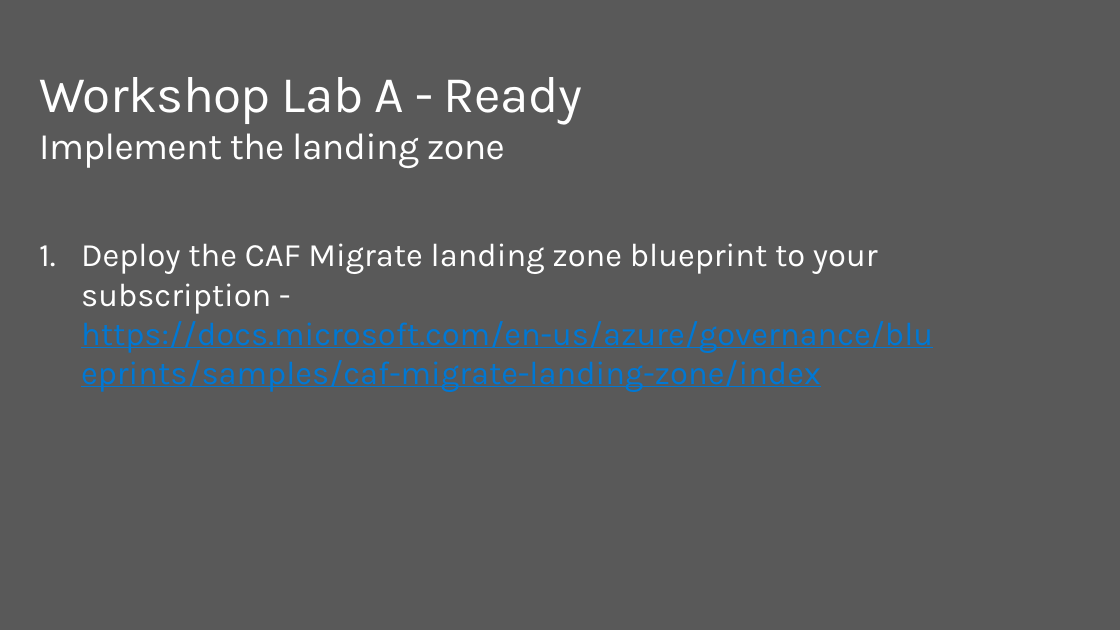
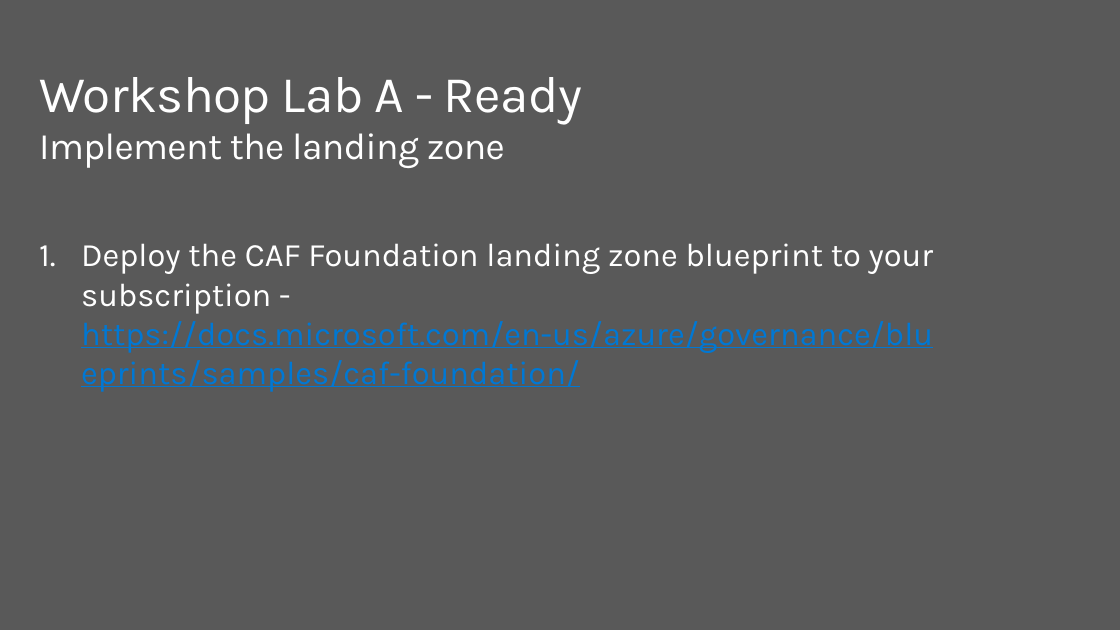
Before and after one commit to rkuehfus/CAFWorkshop, a slide deck: slide 4 of Student/Guides/CAF Workshop Labs.pptx. Drawn at 1120x630 pixels with LibreOffice and Linux fonts; fonts in the diff are those of the drawing; background and template pictures are left out. Boxes give left, top, right and bottom in pixels: in the first picture for what was removed or moved away, otherwise in the second. Text is boxed around its words. In the diff, an @@ line names an element or a change of style, - is before the commit and + after.

```diff
--- a/Student/Guides/CAF Workshop Labs.pptx
+++ b/Student/Guides/CAF Workshop Labs.pptx
@@ text at box(81, 243, 934, 392): text changed @@
-1. Deploy the CAF Migrate landing zone blueprint to your subscription - https://docs.microsoft.com/en-us/azure/governance/blueprints/samples/caf-migrate-landing-zone/index
+1. Deploy the CAF Foundation landing zone blueprint to your subscription - https://docs.microsoft.com/en-us/azure/governance/blueprints/samples/caf-foundation/
```
